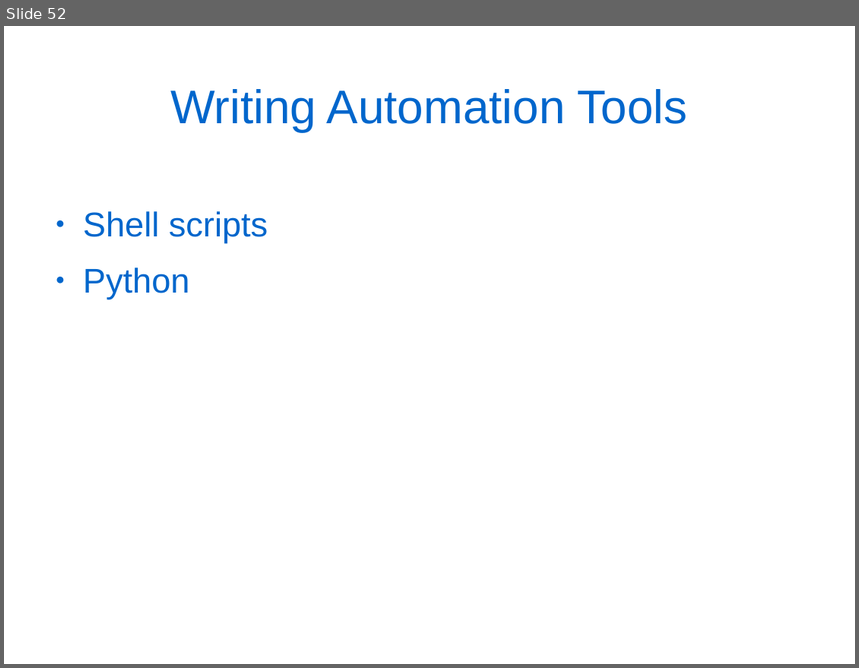
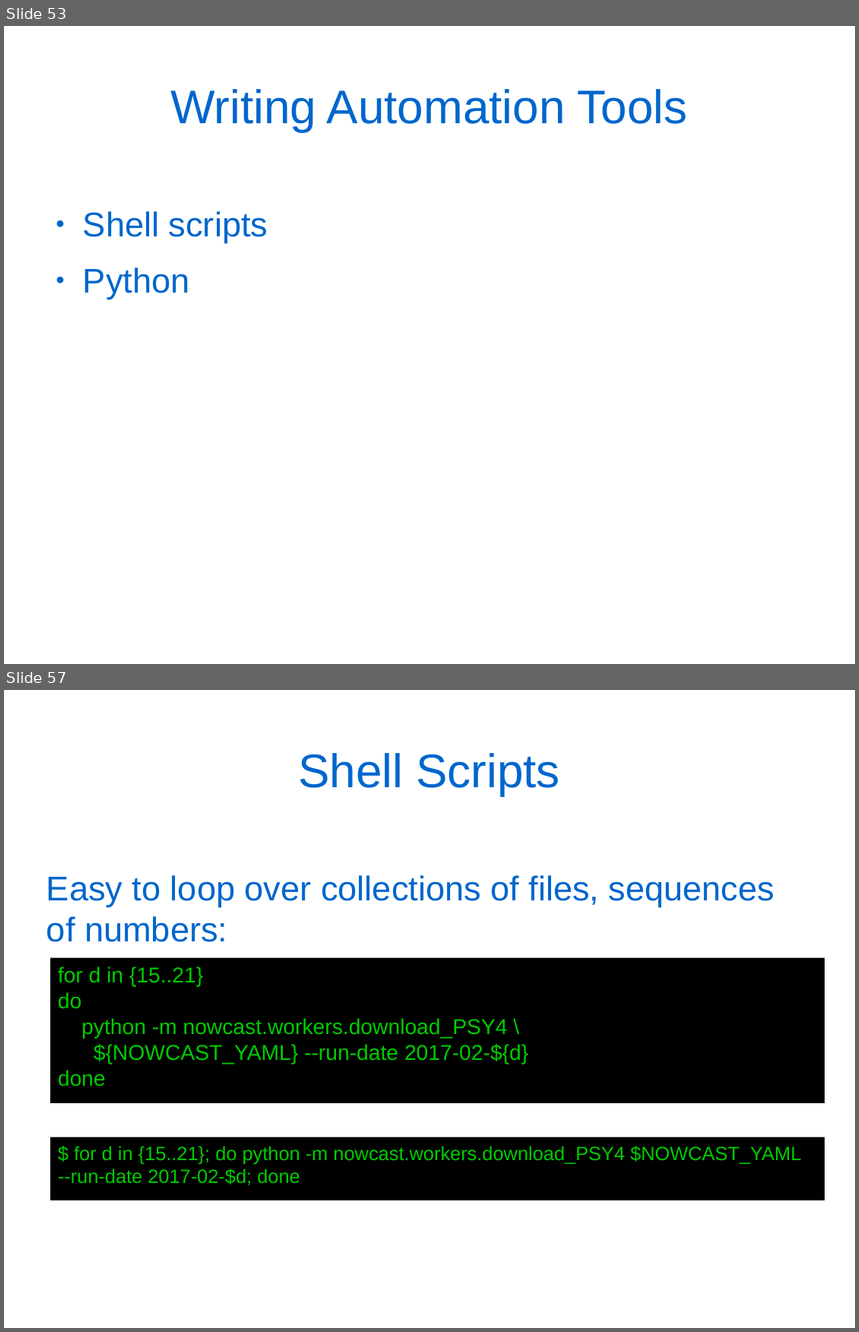
Before and after one commit to douglatornell/UQAR-Winter-School, a slide deck: slides.odp. Shown one above the other, each under a label of ours: slide 52 before the commit, slides 53 and 57 after it; the slides between them are not shown. The pictures are 859x668 and 859x1332 pixels, drawn with LibreOffice and Linux fonts; fonts in the diff are those of the drawing. Boxes give left, top, right and bottom in pixels: in the first picture for what was removed or moved away, otherwise in the second. Text is boxed around its words. In the diff, an @@ line names an element or a change of style, - is before the commit and + after.

Commit message:
Add notebook re: brief intro to code automation in Python.

```diff
--- a/slides.odp
+++ b/slides.odp
@@ slide 57 added at bbox=[4, 690, 855, 1328], background #FFFFFF @@
@@ title added at bbox=[298, 753, 560, 796], 44 pt, text #0066CC @@
+Shell Scripts
@@ text added at bbox=[47, 875, 775, 942], 32 pt, text #0066CC @@
+Easy to loop over collections of files, sequences of numbers:
@@ rectangle added at bbox=[50, 958, 825, 1103], fill #000000, 20 pt, text #00CC00 @@
+for d in {15..21}
+do
+python -m nowcast.workers.download_PSY4 \
+${NOWCAST_YAML} --run-date 2017-02-${d}
+done
@@ rectangle added at bbox=[50, 1137, 825, 1201], fill #000000, 18 pt, text #00CC00 @@
+$ for d in {15..21}; do python -m nowcast.workers.download_PSY4 $NOWCAST_YAML --run-date 2017-02-$d; done
@@ what was slide 52 is now slide 53 @@
```
Also in this commit, not shown: 6 slides changed, 24 other slides added, 9 slides removed, 2 other files.
